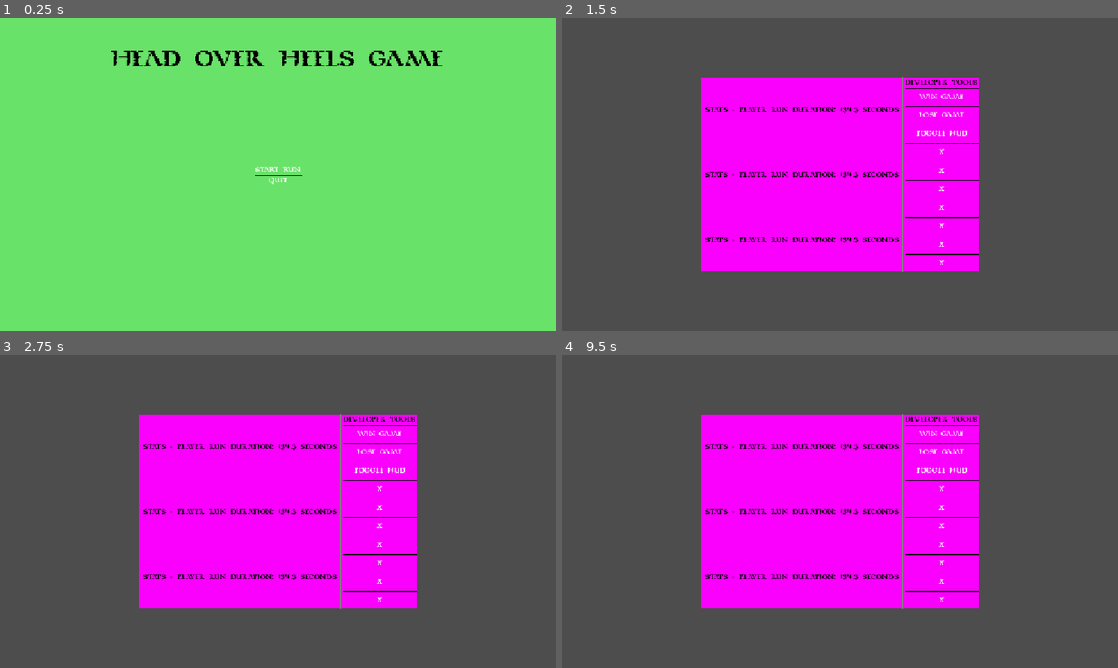
Above: before the commit, frames 1-4 (two rows, left to right).
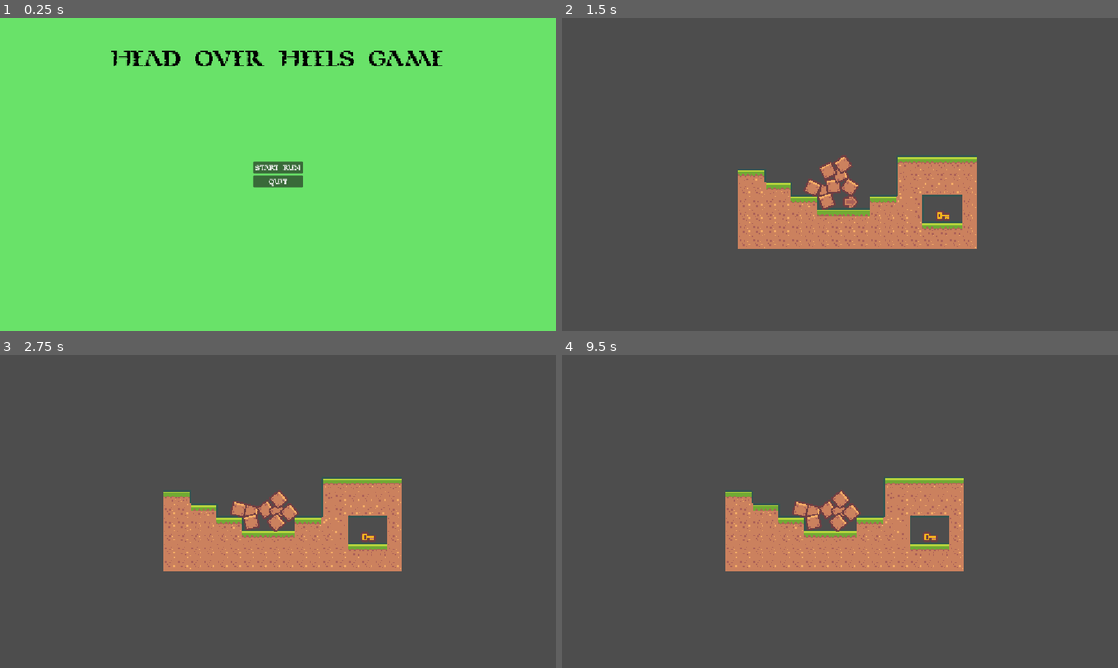
Above: after the commit, the same moments.

Repository: zachary-huber/saskatoonGameJamSeptember2026
Game: Godot game, scene res://scenes/UI/main_menu.tscn
Two runs of this game, one before a commit and one after it. Both use one fixed random seed, a clock stepped at 60 frames per second and the inputs below.
Inputs (mouse positions are in pixels of both pictures, inside the frame that each line leads up to):
- Up to frame 1 (0.25 s): no input
- Up to frame 2 (1.5 s): click "START RUN" at 0.5 s; click (940, 96) at 1.25 s, where only the run before the commit has a clickable "Win Game"
- Up to frame 3 (2.75 s): click (378, 452) at 2 s, where only the run before the commit has a clickable "Lose Game"
- Up to frame 4 (9.5 s): click (940, 470) at 2.75 s, where only the run before the commit has a clickable "Toggle Hud"; click (940, 489) at 3.5 s, where only the run before the commit has a clickable "x"; click (940, 508) at 4.25 s, where only the run before the commit has a clickable "x"; click (940, 524) at 5 s, where only the run before the commit has a clickable "x"; click (940, 542) at 5.75 s, where only the run before the commit has a clickable "x"; click (940, 561) at 6.5 s, where only the run before the commit has a clickable "x"; click (940, 580) at 7.25 s, where only the run before the commit has a clickable "x"; click (940, 599) at 8 s, where only the run before the commit has a clickable "x"; hold D (move right) from 8.78 s (still down)

The runs differ from the first frame. In frame 1, 0.7% of the frame differs, in the area x 45-55%, y 45-55%; in frame 2, 31%, in the area x 25-75%, y 18-82%; in frame 3, 31%; in frame 4, 31%.

Commit message:
updated developer commands panel and game manager

Diff:
--- a/data/themes/mainTheme.tres
+++ b/data/themes/mainTheme.tres
@@ -1,28 +1,10 @@
 [gd_resource type="Theme" format=3 uid="uid://cltxyrhbu5idg"]
 
 [ext_resource type="FontFile" uid="uid://damxh6xaoeh5r" path="res://data/fonts/Darinia.ttf" id="1_d1kgk"]
-
-[sub_resource type="StyleBoxLine" id="StyleBoxLine_xh8q5"]
-
-[sub_resource type="StyleBoxLine" id="StyleBoxLine_cg4gw"]
-
-[sub_resource type="StyleBoxLine" id="StyleBoxLine_0jeyp"]
-
-[sub_resource type="StyleBoxLine" id="StyleBoxLine_18exe"]
-
-[sub_resource type="StyleBoxLine" id="StyleBoxLine_rd3kb"]
-
-[sub_resource type="StyleBoxLine" id="StyleBoxLine_y5tme"]
 
 [resource]
 Button/colors/font_color = Color(1, 1, 1, 1)
 Button/colors/icon_normal_color = Color(1, 1, 1, 1)
 Button/fonts/font = ExtResource("1_d1kgk")
-Button/styles/focus = SubResource("StyleBoxLine_xh8q5")
-Button/styles/hover = SubResource("StyleBoxLine_cg4gw")
-Button/styles/hover_mirrored = SubResource("StyleBoxLine_0jeyp")
-Button/styles/hover_pressed = SubResource("StyleBoxLine_18exe")
-Button/styles/normal = SubResource("StyleBoxLine_rd3kb")
-Button/styles/pressed = SubResource("StyleBoxLine_y5tme")
 RichTextLabel/colors/default_color = Color(0, 0, 0, 1)
 RichTextLabel/fonts/normal_font = ExtResource("1_d1kgk")
--- a/project.godot
+++ b/project.godot
@@ -21,6 +21,7 @@
 
 [display]
 
+window/size/mode=3
 window/stretch/mode="canvas_items"
 window/stretch/aspect="expand"
 
--- /dev/null
+++ b/scenes/UI/dev_button.tscn
@@ -0,0 +1,10 @@
+[gd_scene format=3 uid="uid://cna7gf6c7n2n1"]
+
+[ext_resource type="Script" uid="uid://8kmjuy56pruo" path="res://src/UI/devButton.gd" id="1_xfklm"]
+
+[node name="devButton" type="Button" unique_id=287198253]
+size_flags_vertical = 3
+text = "Dev Button"
+script = ExtResource("1_xfklm")
+
+[connection signal="pressed" from="." to="." method="_on_pressed"]
--- a/scenes/UI/hud.tscn
+++ b/scenes/UI/hud.tscn
@@ -1,6 +1,12 @@
 [gd_scene format=3 uid="uid://d4hfgxt1op56d"]
 
 [ext_resource type="Theme" uid="uid://cltxyrhbu5idg" path="res://data/themes/mainTheme.tres" id="1_c4vmg"]
+[ext_resource type="Script" uid="uid://dexmvso4k2bsn" path="res://src/UI/hud.gd" id="2_rd3kb"]
+[ext_resource type="PackedScene" uid="uid://cna7gf6c7n2n1" path="res://scenes/UI/dev_button.tscn" id="3_18exe"]
+[ext_resource type="Script" uid="uid://8kmjuy56pruo" path="res://src/UI/devButton.gd" id="3_y5tme"]
+
+[sub_resource type="StyleBoxFlat" id="StyleBoxFlat_c4vmg"]
+bg_color = Color(0.69411767, 0.039215688, 0.22352941, 1)
 
 [node name="HUD" type="Control" unique_id=1919242333]
 layout_mode = 3
@@ -10,6 +16,7 @@
 grow_horizontal = 2
 grow_vertical = 2
 theme = ExtResource("1_c4vmg")
+script = ExtResource("2_rd3kb")
 
 [node name="ColorRect" type="ColorRect" parent="." unique_id=797916515]
 layout_mode = 1
@@ -37,7 +44,7 @@
 [node name="ColorRect" type="ColorRect" parent="MarginContainer" unique_id=581269730]
 layout_mode = 2
 size_flags_vertical = 3
-color = Color(0.9804091, 0.0008526844, 0.98964554, 1)
+color = Color(5.1018596e-06, 0.6111962, 0.6530462, 1)
 
 [node name="HBoxContainer" type="HBoxContainer" parent="MarginContainer" unique_id=976620247]
 layout_mode = 2
@@ -82,52 +89,76 @@
 text = "Developer Tools"
 fit_content = true
 
-[node name="winGameButton" type="Button" parent="MarginContainer/HBoxContainer/VBoxContainer2" unique_id=2090230223]
+[node name="devButton" parent="MarginContainer/HBoxContainer/VBoxContainer2" unique_id=287198253 instance=ExtResource("3_18exe")]
+layout_mode = 2
+
+[node name="Button" type="Button" parent="MarginContainer/HBoxContainer/VBoxContainer2" unique_id=861165335]
 layout_mode = 2
 size_flags_vertical = 3
-text = "Win Game"
+text = "END RUN (LOSE)"
+script = ExtResource("3_y5tme")
+devCommand = 1
 
-[node name="loseGameButton" type="Button" parent="MarginContainer/HBoxContainer/VBoxContainer2" unique_id=861165335]
+[node name="Button2" type="Button" parent="MarginContainer/HBoxContainer/VBoxContainer2" unique_id=2097258840]
 layout_mode = 2
 size_flags_vertical = 3
-text = "Lose Game"
+text = "restart run"
+script = ExtResource("3_y5tme")
+devCommand = 1
 
-[node name="toggleHud" type="Button" parent="MarginContainer/HBoxContainer/VBoxContainer2" unique_id=1536596198]
+[node name="Button3" type="Button" parent="MarginContainer/HBoxContainer/VBoxContainer2" unique_id=844606314]
 layout_mode = 2
 size_flags_vertical = 3
-text = "Toggle Hud"
+text = "kill player"
+script = ExtResource("3_y5tme")
+devCommand = 3
 
-[node name="button" type="Button" parent="MarginContainer/HBoxContainer/VBoxContainer2" unique_id=696777914]
+[node name="Button4" type="Button" parent="MarginContainer/HBoxContainer/VBoxContainer2" unique_id=452087865]
 layout_mode = 2
 size_flags_vertical = 3
-text = "x"
+text = "teleport (start)"
+script = ExtResource("3_y5tme")
+devCommand = 4
 
-[node name="button2" type="Button" parent="MarginContainer/HBoxContainer/VBoxContainer2" unique_id=897368604]
+[node name="Button5" type="Button" parent="MarginContainer/HBoxContainer/VBoxContainer2" unique_id=174784662]
 layout_mode = 2
 size_flags_vertical = 3
-text = "x"
+text = "teleport (end)"
+script = ExtResource("3_y5tme")
+devCommand = 5
 
-[node name="button3" type="Button" parent="MarginContainer/HBoxContainer/VBoxContainer2" unique_id=1928052617]
+[node name="Button8" type="Button" parent="MarginContainer/HBoxContainer/VBoxContainer2" unique_id=1485355942]
 layout_mode = 2
 size_flags_vertical = 3
-text = "x"
+text = "main menu"
+script = ExtResource("3_y5tme")
+devCommand = 7
 
-[node name="button4" type="Button" parent="MarginContainer/HBoxContainer/VBoxContainer2" unique_id=1519059848]
+[node name="Button6" type="Button" parent="MarginContainer/HBoxContainer/VBoxContainer2" unique_id=1451582662]
+visible = false
 layout_mode = 2
 size_flags_vertical = 3
-text = "x"
+text = "low gravity"
+script = ExtResource("3_y5tme")
+devCommand = 6
 
-[node name="button5" type="Button" parent="MarginContainer/HBoxContainer/VBoxContainer2" unique_id=1965966178]
+[node name="Button7" type="Button" parent="MarginContainer/HBoxContainer/VBoxContainer2" unique_id=1026873590]
+visible = false
 layout_mode = 2
 size_flags_vertical = 3
-text = "x"
+text = "do nothing"
+script = ExtResource("3_y5tme")
+devCommand = 1
 
-[node name="button6" type="Button" parent="MarginContainer/HBoxContainer/VBoxContainer2" unique_id=780446669]
+[node name="quitButton" type="Button" parent="MarginContainer/HBoxContainer/VBoxContainer2" unique_id=1032375317]
 layout_mode = 2
 size_flags_vertical = 3
-text = "x"
+theme_override_styles/normal = SubResource("StyleBoxFlat_c4vmg")
+text = "QUIT GAME"
+script = ExtResource("3_y5tme")
+devCommand = 6
 
-[node name="button7" type="Button" parent="MarginContainer/HBoxContainer/VBoxContainer2" unique_id=1032375317]
+[node name="VSeparator2" type="VSeparator" parent="MarginContainer/HBoxContainer" unique_id=462424480]
 layout_mode = 2
-size_flags_vertical = 3
-text = "x"
+size_flags_horizontal = 3
+size_flags_stretch_ratio = 0.18
--- a/scenes/game.tscn
+++ b/scenes/game.tscn
@@ -11,4 +11,5 @@
 [node name="CanvasLayer" type="CanvasLayer" parent="." unique_id=2010805581]
 
 [node name="HUD" parent="CanvasLayer" unique_id=1919242333 instance=ExtResource("2_yqjtg")]
+visible = false
 script = ExtResource("3_lnu2h")
--- /dev/null
+++ b/src/UI/devButton.gd
@@ -0,0 +1,7 @@
+class_name DevButton extends Button
+
+@export var devCommand:HUD.Commands = HUD.Commands.winGame
+
+
+func _on_pressed() -> void:
+	GameManager.issueCommand(devCommand)
--- a/src/UI/hud.gd
+++ b/src/UI/hud.gd
@@ -1,4 +1,15 @@
 class_name HUD extends Control
+
+enum Commands {
+	winGame,
+	endRun,
+	restartRun,
+	killPlayer,
+	teleportStart,
+	teleportEnd,
+	quitGame,
+	mainMenu
+}
 
 func _ready() -> void:
 	GameManager.gameHUD = self
--- a/src/singletons/gameManager.gd
+++ b/src/singletons/gameManager.gd
@@ -10,6 +10,8 @@
 var gameHUD:HUD = null
 
 ## register elements
+# NOTE: set the type for this once it is defined by script.
+var player = null
 
 
 func _ready() -> void:
@@ -19,13 +21,41 @@
 	if event.is_action_pressed("escape"):
 		if gameHUD: gameHUD.toggleHUD()
 
+# Load and show the main menu scene
+func seeMainMenu() -> void:
+	get_tree().change_scene_to_file("res://scenes/UI/main_menu.tscn")
+
+# Begins a run from the starting point
 func startRun() -> void:
 	setRunStartTimeTicks()
 	resetRunStats()
 
+# Exit and shutdown the game application
+func quitGame() -> void:
+	cleanup()
+	get_tree().quit()
+
+# Do anything that needs to be done before we quit the game
+func cleanup() -> void:
+	pass
+
+# Ends the current run session (status = lose)
 func endRun() -> void:
 	setRunEndTimeTicks()
 
+# Ends the current run session with a WIN status
+func winGame() -> void:
+	pass
+
+# Start the run from the beginning again, during a run
+func restartRun() -> void:
+	# check if there is a current run
+	resetRunStats()
+	# load game scene again ... or just move player back to start perhaps.
+	# reload()
+	startRun()
+
+# Set current run stats to a new default run stats object
 func resetRunStats() -> void:
 	currentRunStats = RunStats.new()
 
@@ -34,3 +64,23 @@
 
 func setRunEndTimeTicks() -> void:
 	runEndTimeTicks = Time.get_ticks_usec()
+
+# Make player die and probably end the run.
+func killPlayer() -> void:
+	pass
+
+# Parse command and do something or call some function
+func issueCommand(thisCommand:HUD.Commands) -> void:
+	match thisCommand:
+		HUD.Commands.winGame:
+			winGame()
+		HUD.Commands.endRun:
+			endRun()
+		HUD.Commands.restartRun:
+			restartRun()
+		HUD.Commands.killPlayer:
+			killPlayer()
+		HUD.Commands.quitGame:
+			quitGame()
+		HUD.Commands.mainMenu:
+			seeMainMenu()
Not shown, added: src/UI/devButton.gd.uid
